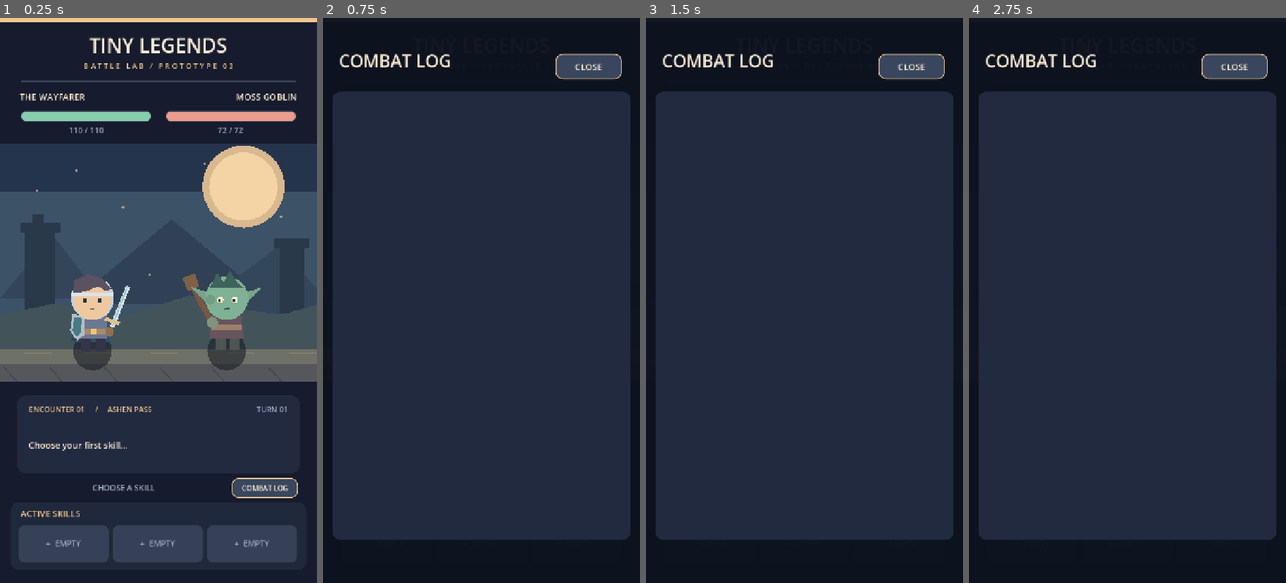
Above: before the commit, frames 1-4 (left to right).
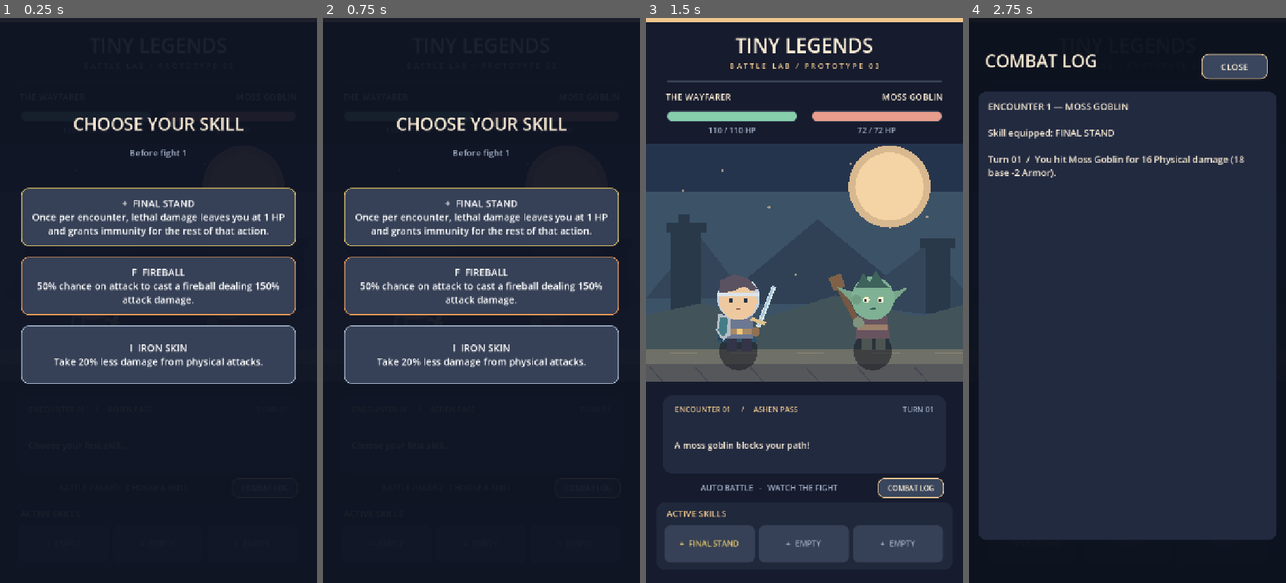
Above: after the commit, the same moments.

Repository: lymmers/Vidja-game
Game: Godot game, scene res://scenes/battle_screen.tscn
Two runs of this game, one before a commit and one after it. Both use one fixed random seed, a clock stepped at 60 frames per second and the inputs below.
Inputs (mouse positions are in pixels of both pictures, inside the frame that each line leads up to):
- Up to frame 1 (0.25 s): no input
- Up to frame 2 (0.75 s): click "COMBAT LOG" at 0.5 s
- Up to frame 3 (1.5 s): click (804, 215) at 1.25 s, where only the run after the commit has a clickable "+ FINAL STAND Once per encoun…"
- Up to frame 4 (2.75 s): click "COMBAT LOG" at 2 s

The runs differ from the first frame. In frame 1, 51% of the frame differs, in the area x 0-100%, y 0-97%; in frame 2, 47%; in frame 3, 41%; in frame 4, 1.4%.
Error before the commit: Parse Error: Too many arguments for "resolve()" call. Expected at most 6 but received 7. (res://scripts/combat/battle_model.gd:111)
Error after the commit: Invalid access to property or key 'final_stand' on a base object of type 'Dictionary'. (res://scripts/battle_screen.gd:302)

Commit message:
refactor: resolve generic reactive effects without skill-specific conditions

Diff:
--- a/scripts/combat/battle_model.gd
+++ b/scripts/combat/battle_model.gd
@@ -7,6 +7,7 @@
 const SkillScript = preload("res://scripts/skills/skill_catalog.gd")
 const DamageScript = preload("res://scripts/combat/damage_pipeline.gd")
 const EncounterScript = preload("res://scripts/combat/encounter_catalog.gd")
+const EffectStateScript = preload("res://scripts/combat/combat_effect_state.gd")
 
 const HERO_HP: int = 110
 const HERO_ATTACK_MIN: int = 12
@@ -24,8 +25,7 @@
 var winner: String = ""
 var rng: RandomNumberGenerator
 var owned_skills: Array[String] = []
-var final_stand_used: bool = false
-var immune_this_action: bool = false
+var effect_state: CombatEffectState
 
 
 func _init(seed_value: int = -1) -> void:
@@ -39,6 +39,7 @@
 
 func reset() -> void:
 	owned_skills.clear()
+	effect_state = EffectStateScript.new()
 	hero = UnitScript.new("THE WAYFARER", HERO_HP, HERO_ATTACK_MIN, HERO_ATTACK_MAX, HERO_ARMOR, HERO_CRIT_CHANCE)
 	start_encounter(1)
 
@@ -52,8 +53,7 @@
 	)
 	turn_index = 0
 	enemy_turns = 0
-	final_stand_used = false
-	immune_this_action = false
+	effect_state.start_encounter()
 	is_finished = false
 	winner = ""
 
@@ -70,8 +70,7 @@
 
 
 func begin_action() -> void:
-	# Final Stand's immunity expires at the start of the *next logical action*.
-	immune_this_action = false
+	effect_state.begin_action()
 
 
 func _defensive_modifiers(target: BattleUnit, damage_type: String, extra_defenses: Array[Dictionary]) -> Array[Dictionary]:
@@ -97,23 +96,37 @@
 	return modifiers
 
 
+func _reactive_effects_for(target: BattleUnit, extra_reactions: Array[Dictionary]) -> Array[Dictionary]:
+	var definitions: Array[Dictionary] = []
+	if target == hero:
+		for skill_id in owned_skills:
+			var reaction: Dictionary = SkillScript.details(skill_id).get("on_damage", {})
+			if reaction.is_empty():
+				continue
+			# An effect's ID identifies its usage counter; names are only for UI.
+			var instance: Dictionary = reaction.duplicate(true)
+			instance["id"] = skill_id
+			definitions.append(instance)
+	definitions.append_array(extra_reactions)
+	return effect_state.available_reactions(str(target.get_instance_id()), definitions)
+
+
 func resolve_hit(
 	target: BattleUnit,
 	attack_power: int,
 	damage_type: String,
 	bonus_modifiers: Array[Dictionary] = [],
-	extra_defenses: Array[Dictionary] = []
+	extra_defenses: Array[Dictionary] = [],
+	extra_reactions: Array[Dictionary] = []
 ) -> Dictionary:
-	var can_stand: bool = target == hero and has_skill("final_stand") and not final_stand_used
-	var result: Dictionary = DamageScript.resolve(
+	var target_key: String = str(target.get_instance_id())
+	var hit: Dictionary = DamageScript.resolve(
 		target, attack_power, damage_type, bonus_modifiers,
 		_defensive_modifiers(target, damage_type, extra_defenses),
-		can_stand, target == hero and immune_this_action
+		_reactive_effects_for(target, extra_reactions)
 	)
-	if bool(result["final_stand"]):
-		final_stand_used = true
-		immune_this_action = true
-	return result
+	effect_state.record_triggers(target_key, hit["triggered_effects"])
+	return hit
 
 
 func _make_event(kind: String, actor: String, critical: bool, hit: Dictionary) -> Dictionary:
